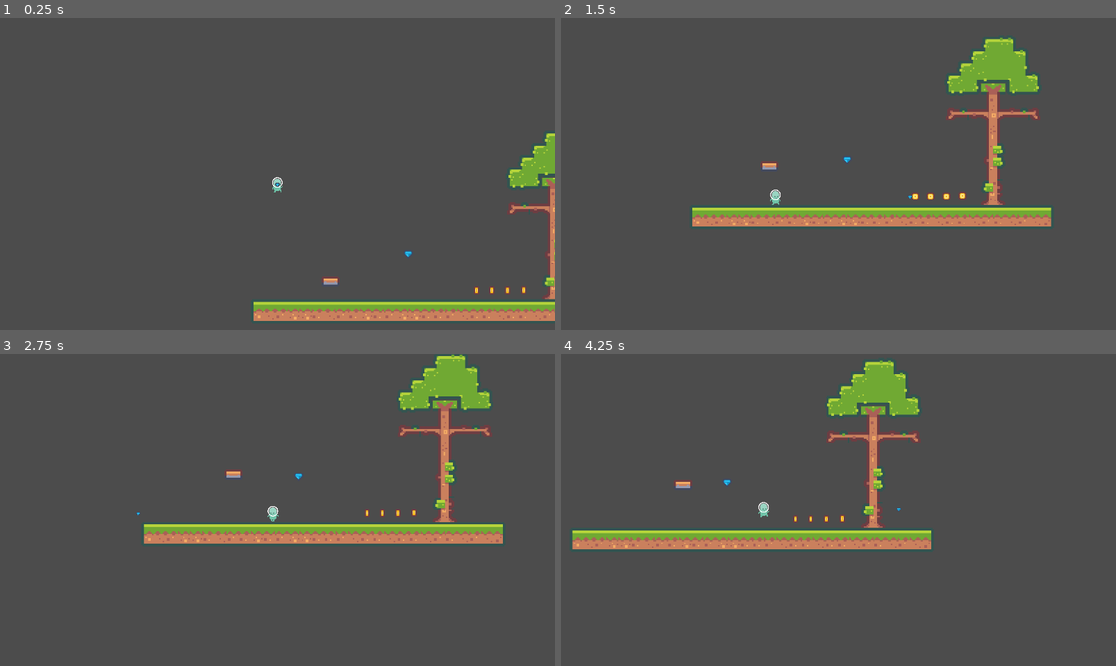
Above: before the commit, frames 1-4 (two rows, left to right).
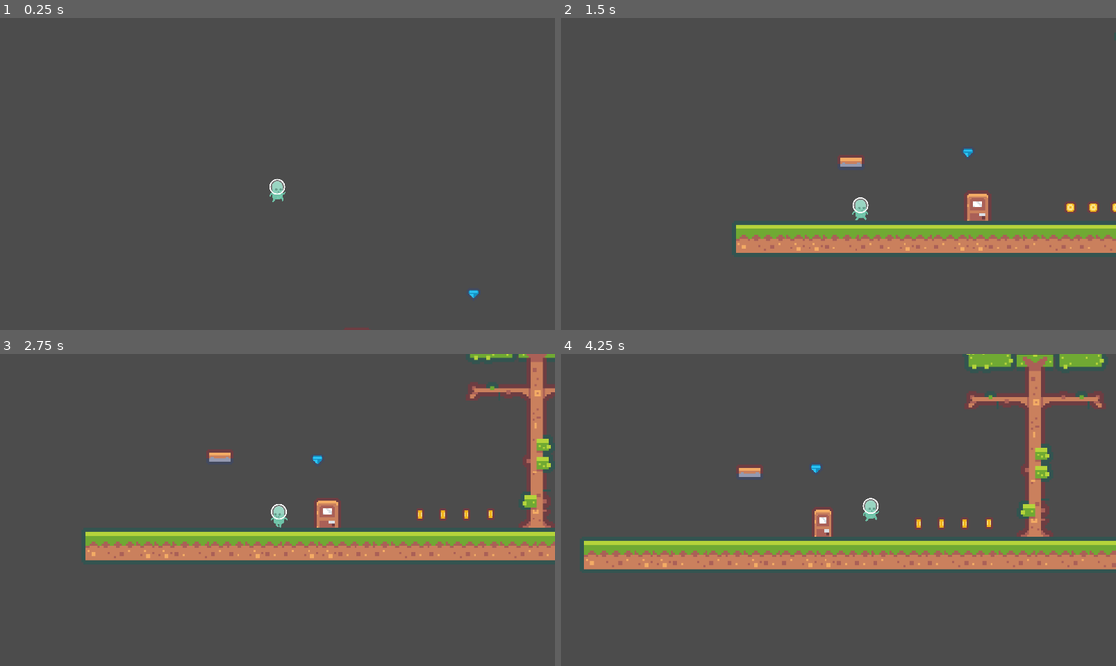
Above: after the commit, the same moments.

Repository: sas41/Godot2DPlatformerTutorialProject
Game: Godot game, scene res://Levels/TestLevel.tscn
Same seed, same stepped clock (60 frames per second), same inputs: the game is played once before the commit and once after it.
Inputs:
- Up to frame 1 (0.25 s): no input
- Up to frame 2 (1.5 s): hold Right (ui_right) from 0.53 s (still down); tap Up (ui_up) at 0.77 s
- Up to frame 3 (2.75 s): tap Up (ui_up) at 1.52 s; release Right (ui_right) at 2.03 s; hold Left (ui_left) from 2.03 s (still down)
- Up to frame 4 (4.25 s): release Left (ui_left) at 2.78 s; hold Right (ui_right) from 2.78 s (still down); tap Up (ui_up) at 3.02, 3.77 s

The runs differ from the first frame. In frame 1, 6.3% of the frame differs, in the area x 45-100%, y 36-100%; in frame 2, 16%; in frame 3, 19%; in frame 4, 22%, in the area x 1-100%, y 0-71%.

Commit message:
Added a door, Camera and Player Changes

Diff:
--- /dev/null
+++ b/Entities/Door/Door.gd
@@ -0,0 +1,16 @@
+extends Node2D
+
+
+
+func _on_Area2D_body_entered(body):
+	if(body is Player):
+		$KinematicBody2D.collision_layer = 0
+		$KinematicBody2D.collision_mask = 0
+		$DoorSprite/AnimationPlayer.play("DoorOpen")
+
+
+func _on_Area2D_body_exited(body):
+	if(body is Player):
+		$KinematicBody2D.collision_layer = 1
+		$KinematicBody2D.collision_mask = 1
+		$DoorSprite/AnimationPlayer.play_backwards("DoorOpen")
--- /dev/null
+++ b/Entities/Door/Door.tscn
@@ -0,0 +1,63 @@
+[gd_scene load_steps=6 format=2]
+
+[ext_resource path="res://Entities/Door/Door.gd" type="Script" id=1]
+[ext_resource path="res://Kenney/Singles/Door/door.png" type="Texture" id=2]
+
+[sub_resource type="RectangleShape2D" id=1]
+extents = Vector2( 10, 35 )
+
+[sub_resource type="RectangleShape2D" id=2]
+extents = Vector2( 30, 35 )
+
+[sub_resource type="Animation" id=3]
+resource_name = "DoorOpen"
+length = 0.2
+tracks/0/type = "value"
+tracks/0/path = NodePath("DoorSprite:scale")
+tracks/0/interp = 1
+tracks/0/loop_wrap = true
+tracks/0/imported = false
+tracks/0/enabled = true
+tracks/0/keys = {
+"times": PoolRealArray( 0, 0.2 ),
+"transitions": PoolRealArray( 1, 1 ),
+"update": 0,
+"values": [ Vector2( 3, 3 ), Vector2( 0.5, 3 ) ]
+}
+tracks/1/type = "value"
+tracks/1/path = NodePath("DoorSprite:position")
+tracks/1/interp = 1
+tracks/1/loop_wrap = true
+tracks/1/imported = false
+tracks/1/enabled = true
+tracks/1/keys = {
+"times": PoolRealArray( 0, 0.2 ),
+"transitions": PoolRealArray( 1, 1 ),
+"update": 0,
+"values": [ Vector2( 0, 0 ), Vector2( -22.5, 0 ) ]
+}
+
+[node name="Door" type="Node2D"]
+script = ExtResource( 1 )
+
+[node name="KinematicBody2D" type="KinematicBody2D" parent="."]
+
+[node name="CollisionShape2D" type="CollisionShape2D" parent="KinematicBody2D"]
+shape = SubResource( 1 )
+
+[node name="Area2D" type="Area2D" parent="."]
+
+[node name="CollisionShape2D" type="CollisionShape2D" parent="Area2D"]
+shape = SubResource( 2 )
+
+[node name="DoorSprite" type="Sprite" parent="."]
+scale = Vector2( 3, 3 )
+texture = ExtResource( 2 )
+
+[node name="AnimationPlayer" type="AnimationPlayer" parent="DoorSprite"]
+root_node = NodePath("../..")
+reset_on_save = false
+anims/DoorOpen = SubResource( 3 )
+
+[connection signal="body_entered" from="Area2D" to="." method="_on_Area2D_body_entered"]
+[connection signal="body_exited" from="Area2D" to="." method="_on_Area2D_body_exited"]
--- a/Levels/TestLevel.tscn
+++ b/Levels/TestLevel.tscn
@@ -6,6 +6,7 @@
 [ext_resource path="res://Levels/LevelGraphics/KenneyTiles.tres" type="TileSet" id=4]
 [ext_resource path="res://Entities/PowerupExtraJump/PowerupExtraJump.tscn" type="PackedScene" id=5]
 [ext_resource path="res://Entities/MovingPlatform/MovingPlatform.tscn" type="PackedScene" id=6]
+[ext_resource path="res://Entities/Door/Door.tscn" type="PackedScene" id=7]
 
 [sub_resource type="Animation" id=1]
 resource_name = "Platform Movement"
@@ -33,6 +34,7 @@
 
 [node name="TileMap" type="TileMap" parent="."]
 scale = Vector2( 4, 4 )
+z_index = 1
 tile_set = ExtResource( 4 )
 cell_size = Vector2( 9, 9 )
 cell_custom_transform = Transform2D( 0, 0, 0, 0, 2, 2 )
@@ -63,9 +65,13 @@
 scale = Vector2( 2, 2 )
 
 [node name="MovingPlatform" parent="." instance=ExtResource( 6 )]
-position = Vector2( 212.571, 496.571 )
+position = Vector2( 200, 500 )
 
 [node name="AnimationPlayer" type="AnimationPlayer" parent="MovingPlatform"]
 root_node = NodePath("../..")
 autoplay = "Platform Movement"
 "anims/Platform Movement" = SubResource( 1 )
+
+[node name="Door" parent="." instance=ExtResource( 7 )]
+position = Vector2( 450, 515 )
+z_index = -1
--- a/Player/Camera.gd
+++ b/Player/Camera.gd
@@ -1,6 +1,6 @@
 extends Node2D
 
-export(Vector2)var max_distance = Vector2(200, 100)
+export(Vector2)var max_distance = Vector2(50, 50)
 var player : Player = null
 
 func _ready():
--- a/Player/Player.tscn
+++ b/Player/Player.tscn
@@ -1,9 +1,8 @@
-[gd_scene load_steps=6 format=2]
+[gd_scene load_steps=5 format=2]
 
 [ext_resource path="res://Player/Player.gd" type="Script" id=1]
 [ext_resource path="res://Player/Player_Spriteframes.tres" type="SpriteFrames" id=2]
 [ext_resource path="res://Player/Camera.gd" type="Script" id=3]
-[ext_resource path="res://Kenney/Singles/Diamond/diamond_01.png" type="Texture" id=4]
 
 [sub_resource type="CapsuleShape2D" id=2]
 radius = 15.5
@@ -30,14 +29,9 @@
 
 [node name="CameraTarget" type="Node2D" parent="."]
 script = ExtResource( 3 )
-max_distance = Vector2( 400, 200 )
 
 [node name="Camera2D" type="Camera2D" parent="CameraTarget"]
 current = true
-zoom = Vector2( 1.5, 1.5 )
 process_mode = 0
 smoothing_enabled = true
 smoothing_speed = 2.0
-
-[node name="Diamond01" type="Sprite" parent="CameraTarget"]
-texture = ExtResource( 4 )
Binary file added: Kenney/Singles/Door/door.png
Not shown, added: Kenney/Singles/Door/door.png.import
Not shown: 1 places in Levels/TestLevel.tscn that only renumber resources
